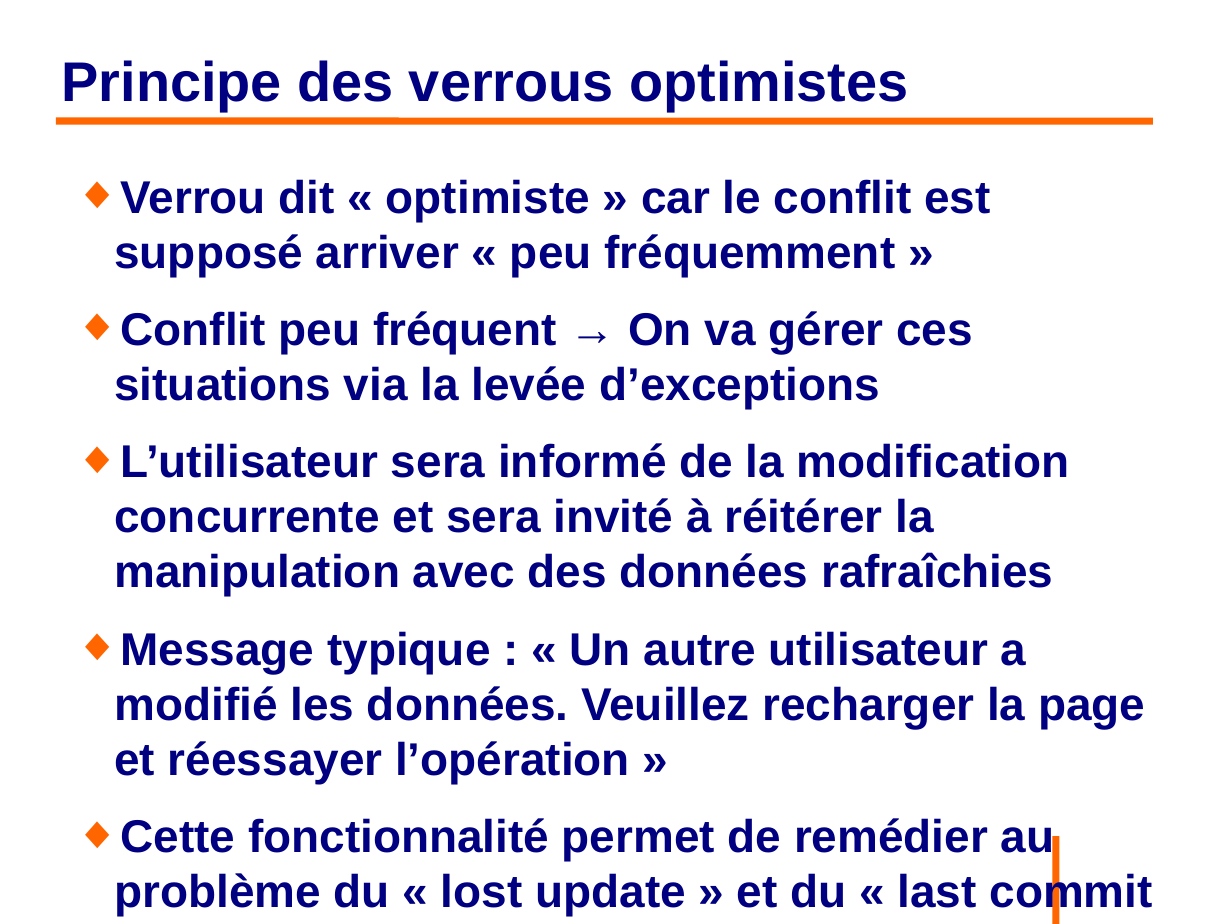
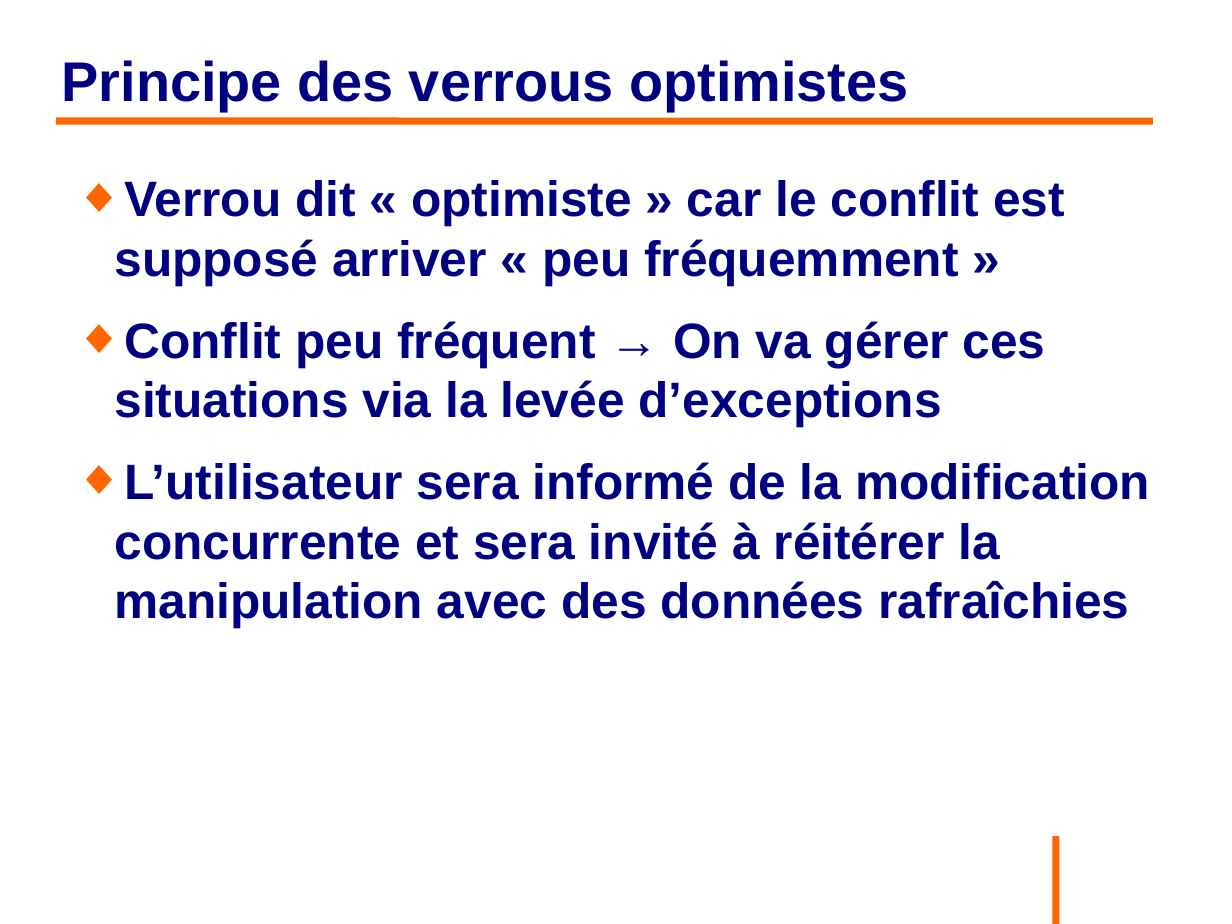
Before and after one commit to philphils/formation-hibernate-avancee, a slide deck: slide 93 of Documentation/diapo_formation_hibernate_avancee.odp. Drawn at 1232x924 pixels with LibreOffice and Linux fonts; fonts in the diff are those of the drawing; background and template pictures are left out. Boxes give left, top, right and bottom in pixels: in the first picture for what was removed or moved away, otherwise in the second. Text is boxed around its words. In the diff, an @@ line names an element or a change of style, - is before the commit and + after.

```diff
--- a/Documentation/diapo_formation_hibernate_avancee.odp
+++ b/Documentation/diapo_formation_hibernate_avancee.odp
@@ text "Verrou dit « optimiste » ..." at (114, 180, 1150, 628): size 29.6 to 32 pt @@
@@ text at (114, 631, 1152, 916): paragraphs removed @@
-◆ Message typique : « Un autre utilisateur a modifié les données. Veuillez recharger la page et réessayer l’opération »
-◆ Cette fonctionnalité permet de remédier au problème du « lost update » et du « last commit wins »
```
Also in this commit, not shown: 23 other slides changed, 6 slides added, 2 slides removed.
